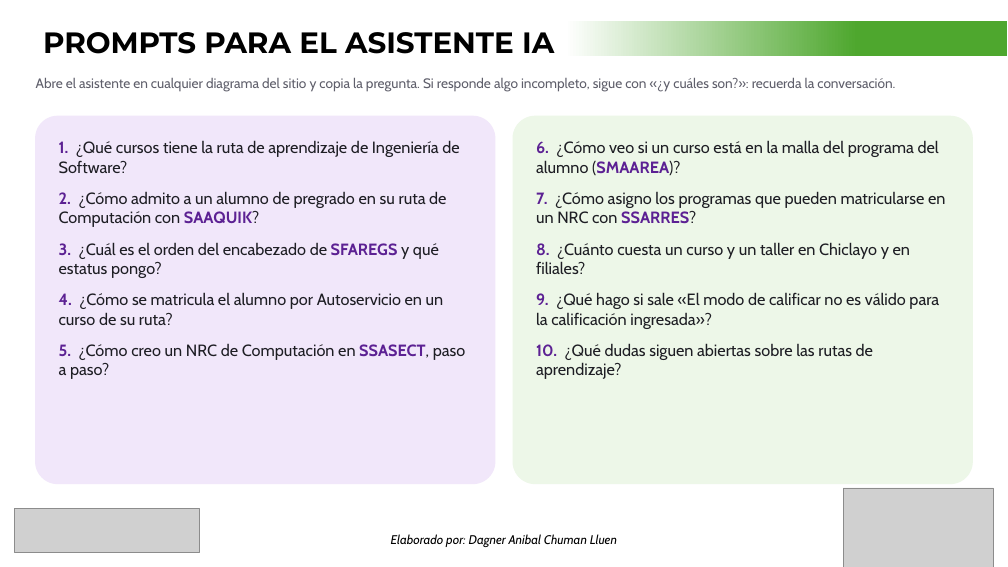
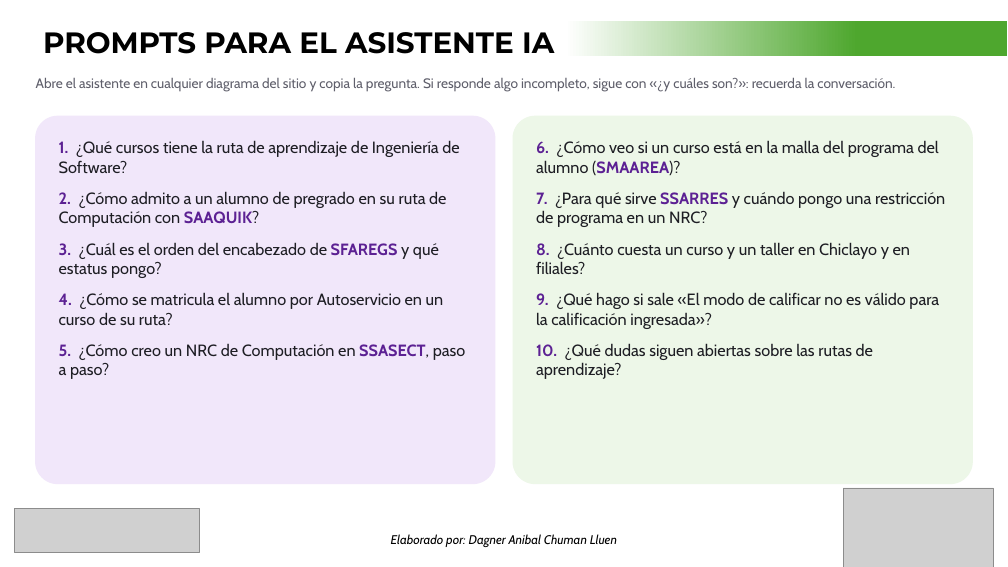
Before and after one commit to dagnerchuman/ellucian-instructivos, a slide deck: slide 15 of docs/presentaciones/RUTA DE APRENDIZAJE - INSCRIPCIÓN, NRC Y PROGRAMAS - CENTRO DE INFORMÁTICA.pptx. Drawn at 1008x567 pixels with LibreOffice and Linux fonts; fonts in the diff are those of the drawing; grey boxes stand for pictures. Boxes give left, top, right and bottom in pixels: in the first picture for what was removed or moved away, otherwise in the second. Text is boxed around its words. In the diff, an @@ line names an element or a change of style, - is before the commit and + after.

```diff
--- a/docs/presentaciones/RUTA DE APRENDIZAJE - INSCRIPCIÓN, NRC Y PROGRAMAS - CENTRO DE INFORMÁTICA.pptx
+++ b/docs/presentaciones/RUTA DE APRENDIZAJE - INSCRIPCIÓN, NRC Y PROGRAMAS - CENTRO DE INFORMÁTICA.pptx
@@ text in rounded rectangle at (x1=536, y1=191, x2=945, y2=227): text changed @@
-7. ¿Cómo asigno los programas que pueden matricularse en un NRC con SSARRES?
+7. ¿Para qué sirve SSARRES y cuándo pongo una restricción de programa en un NRC?
```
Also in this commit, not shown: 6 other slides changed, 9 other files.
